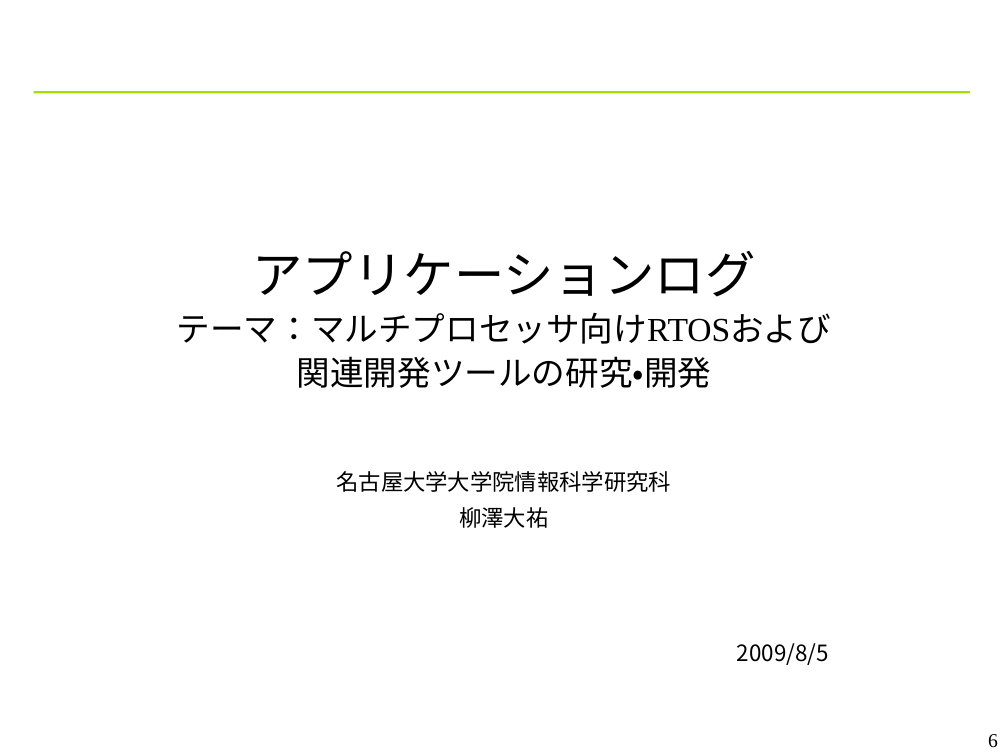
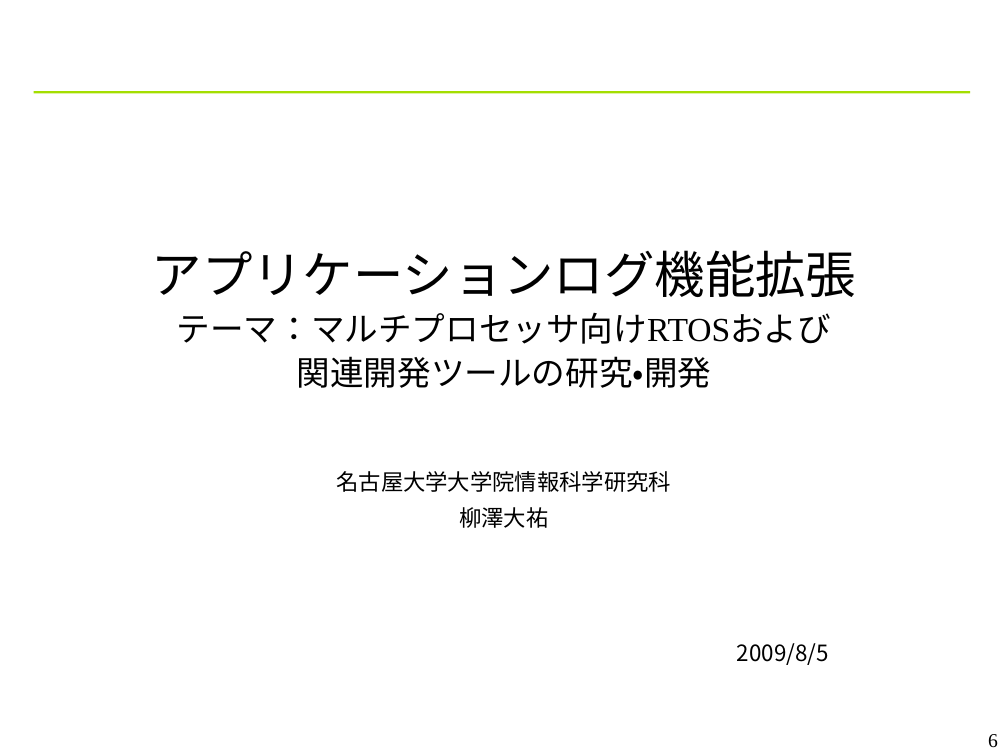
Before and after one commit to YixiaoLi/tlv4mc, a slide deck: slide 6 of doc/phase4/joho_koukankai/ojl-2nd-comm-yanagi.ppt. Drawn at 1008x756 pixels with LibreOffice and Linux fonts; fonts in the diff are those of the drawing; background and template pictures are left out. Boxes give left, top, right and bottom in pixels: in the first picture for what was removed or moved away, otherwise in the second. Text is boxed around its words. In the diff, an @@ line names an element or a change of style, - is before the commit and + after.

```diff
--- a/doc/phase4/joho_koukankai/ojl-2nd-comm-yanagi.ppt
+++ b/doc/phase4/joho_koukankai/ojl-2nd-comm-yanagi.ppt
@@ title at (152, 250, 857, 388): text changed @@
-アプリケーションログ
-テーマ：マルチプロセッサ向けRTOSおよび
-関連開発ツールの研究・開発
+アプリケーションログ機能拡張
+テーマ：マルチプロセッサ向けRTOSおよび
+関連開発ツールの研究・開発
```
Also in this commit, not shown: 10 other slides changed, 1 other file.
